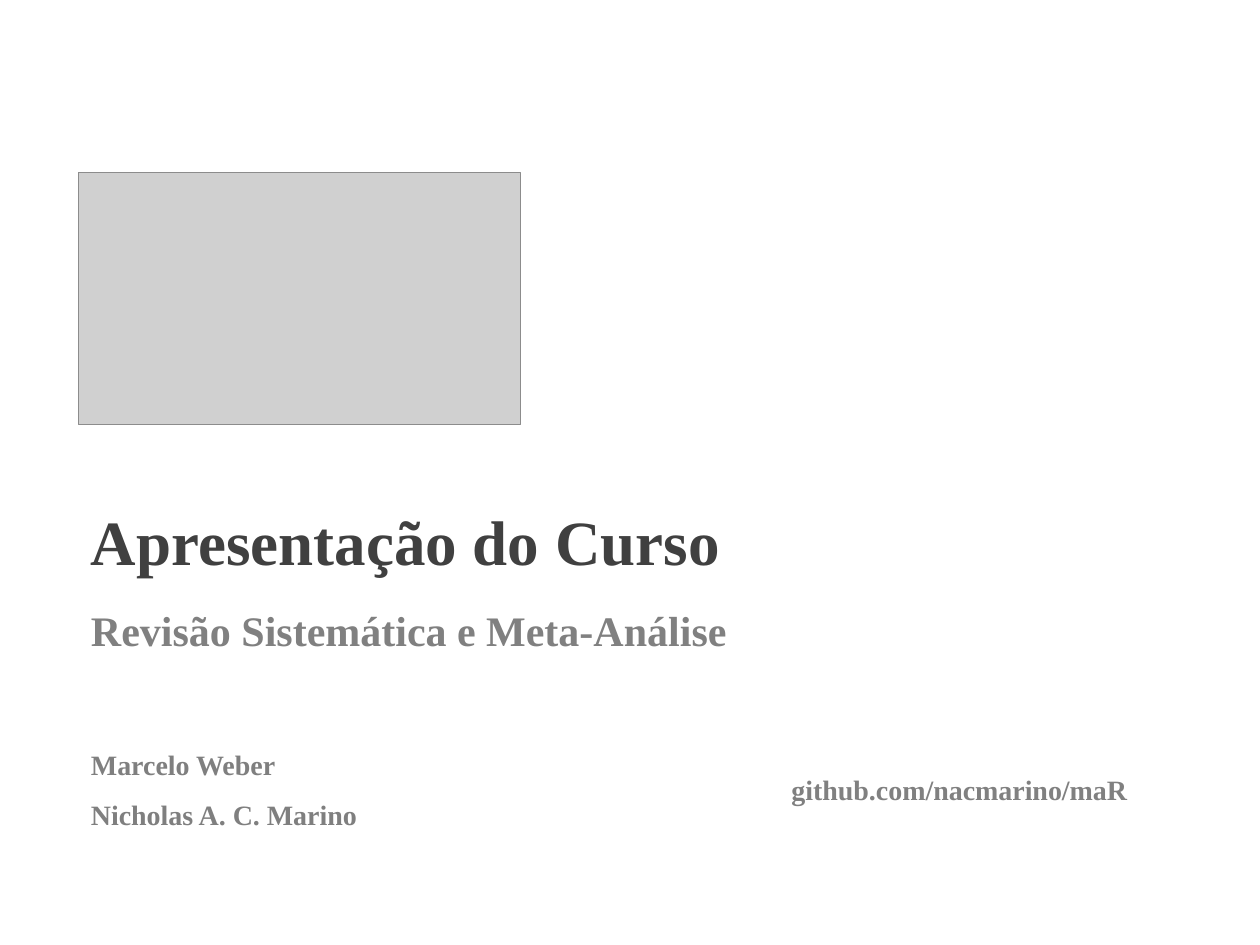
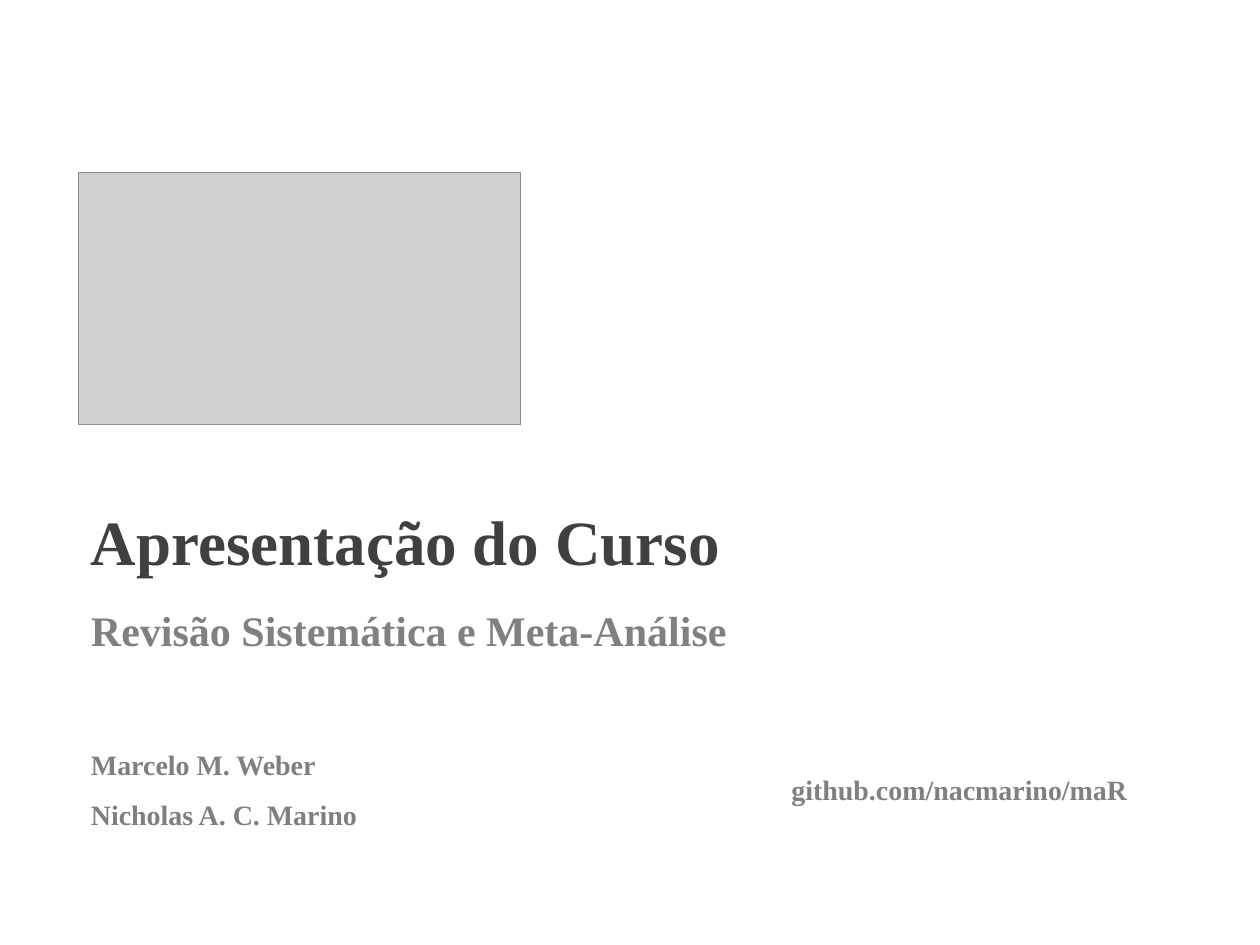
Before and after one commit to nacmarino/maR, a slide deck: slide 1 of 01 - apresentacao e estrutura do curso/Estrutura do Curso.pptx. Drawn at 1260x945 pixels with LibreOffice and Linux fonts; fonts in the diff are those of the drawing; grey boxes stand for pictures. Boxes give left, top, right and bottom in pixels: in the first picture for what was removed or moved away, otherwise in the second. Text is boxed around its words. In the diff, an @@ line names an element or a change of style, - is before the commit and + after.

```diff
--- a/01 - apresentacao e estrutura do curso/Estrutura do Curso.pptx
+++ b/01 - apresentacao e estrutura do curso/Estrutura do Curso.pptx
@@ text at <box>91,755,315,776</box>: text changed @@
-Marcelo Weber
+Marcelo M. Weber
```
Also in this commit, not shown: 5 other slides changed, 1 slide added.
